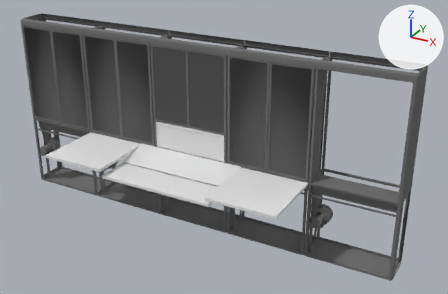
The Blender file images/model.blend: old version first, new version second.
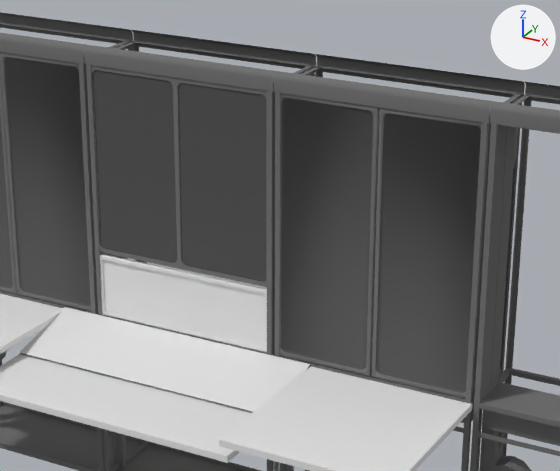
The first picture shows the older version from a 50 mm lens placed at (3.45, -5.47, 2.85), pointed at (0.43, 0.01, 0.11). The close-ups show the older and then the newer version on the part from 26% to 77% of the width and 6% to 72% of the height of that picture. Only the edits that show in the close-ups are written down. Arrows for +X, +Y and +Z are at upper right; the lights stay in place.

The first close-up shows 'Cube.001', 'Cube.002', 'Cylinder', 'Cylinder.002', 'Cylinder.003', 'central_table', 'left_short_glass_door', 'left_tall_glass_door', 'left_tall_glass_door.001', 'panel', 'right_short_glass_door', 'right_tall_glass_door.001' and 7 more.
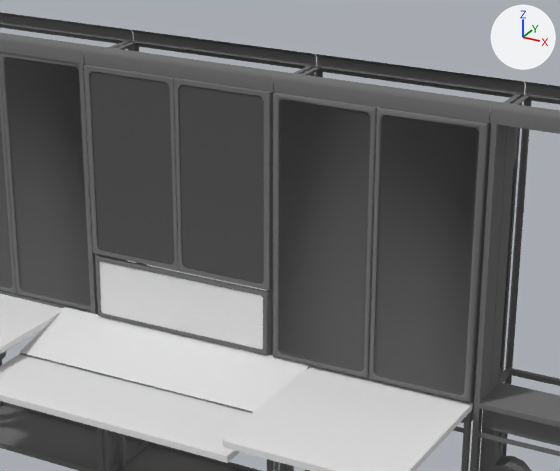
Changed parts and their boxes [x1, y1, x2, y2] in the close-ups (560 x 471 px):
'left_tall_glass_door.001', moved: before [371, 108, 490, 400]; after [369, 107, 488, 402]
'right_tall_glass_door.001', moved: before [279, 93, 380, 376]; after [273, 92, 377, 378]
'left_short_glass_door', moved, rescaled: before [176, 78, 267, 287]; after [174, 78, 272, 290]
'right_short_glass_door', moved: before [91, 65, 181, 269]; after [84, 65, 179, 271]
'panel', recoloured, moved: before [100, 254, 267, 353]; after [95, 255, 269, 355]
part 1 of me_cube, recoloured: [264, 293, 267, 351] in both
part 2 of me_cube, recoloured: before [100, 259, 106, 313]; after [96, 261, 102, 316]
part 3 of me_cube, recoloured: [102, 313, 263, 352] in both
part 4 of me_cube, recoloured: [100, 256, 267, 293] in both

The change, as a diff of the scene's bpy script:
```diff
--- a/images/model.blend.py
+++ b/images/model.blend.py
@@ me_cube @@
 me_cube.from_pydata(...)  # 64 vertices, 49 faces; spans x -0.46..0.46, y -0.011..0.009, z -0.006..0.3
 # used by ob_panel; location = (0.0, 0.0, -0.06)
+# me_cube part 1: all 20 faces centred in x 0.433..0.46, y -0.011..0.001, z -0.004..0.298 switch from mat_material_001 (its picture is missing) to mat_gray_steel (grey #737373)
+# me_cube part 2: all 12 faces centred in x -0.46..-0.435, y -0.011..0.001, z -0.004..0.147 switch from mat_material_001 (its picture is missing) to mat_gray_steel (grey #737373)
+# me_cube part 3: all 4 faces centred in x -0.001..0.0, y -0.011..0.001, z -0.006..0.014 switch from mat_material_001 (its picture is missing) to mat_gray_steel (grey #737373)
+# me_cube part 4: all 4 faces centred in x 0.0, y -0.011..0.001, z 0.281..0.3 switch from mat_material_001 (its picture is missing) to mat_gray_steel (grey #737373)
@@ ob_left_tall_glass_door_001 @@
 ob_left_tall_glass_door_001 = bpy.data.objects.new('left_tall_glass_door.001', me_cube_002)
-ob_left_tall_glass_door_001.location = (1.431, 0.0, 0.7)
+ob_left_tall_glass_door_001.location = (1.431, -0.025, 0.7)
 ob_left_tall_glass_door_001.scale = (-1.0, 1.0, 1.0)
@@ ob_right_tall_glass_door_001 @@
 ob_right_tall_glass_door_001 = bpy.data.objects.new('right_tall_glass_door.001', me_cube_002)
-ob_right_tall_glass_door_001.location = (0.494, 0.0, 0.7)
+ob_right_tall_glass_door_001.location = (0.494, -0.025, 0.7)
@@ ob_left_short_glass_door @@
 ob_left_short_glass_door = bpy.data.objects.new('left_short_glass_door', me_cube_018)
-ob_left_short_glass_door.location = (0.466, 0.0, 0.7)
-ob_left_short_glass_door.scale = (-1.04, 0.99, 1.0)
+ob_left_short_glass_door.location = (0.466, -0.025, 0.7)
+ob_left_short_glass_door.scale = (-1.0, 1.0, 1.0)
@@ ob_right_short_glass_door @@
 ob_right_short_glass_door = bpy.data.objects.new('right_short_glass_door', me_cube_018)
-ob_right_short_glass_door.location = (-0.466, 0.0, 0.7)
+ob_right_short_glass_door.location = (-0.466, -0.025, 0.7)
@@ ob_panel @@
 ob_panel = bpy.data.objects.new('panel', me_cube)
-ob_panel.location = (0.0, 0.0, -0.06)
+ob_panel.location = (0.0, -0.025, -0.06)
```
